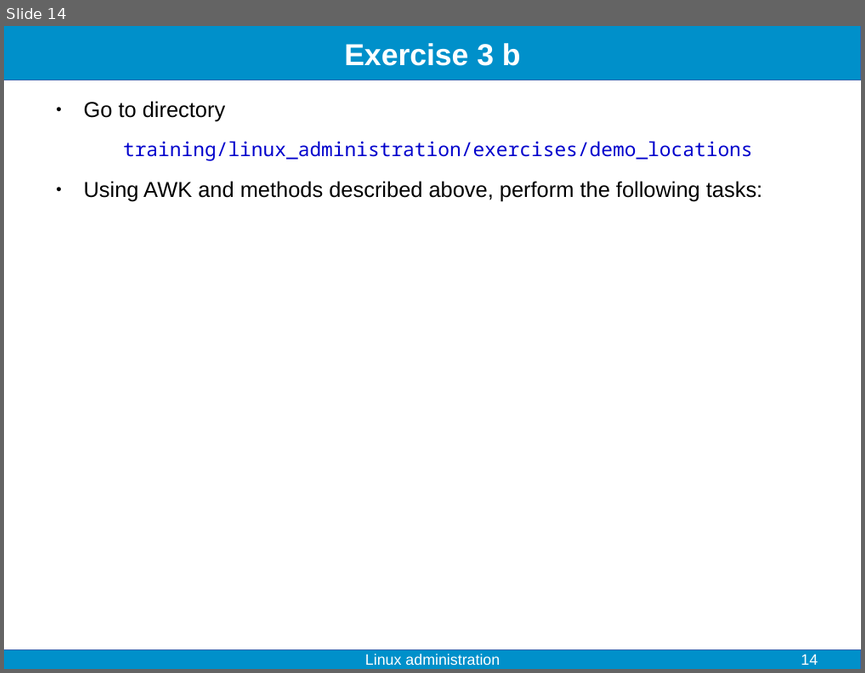
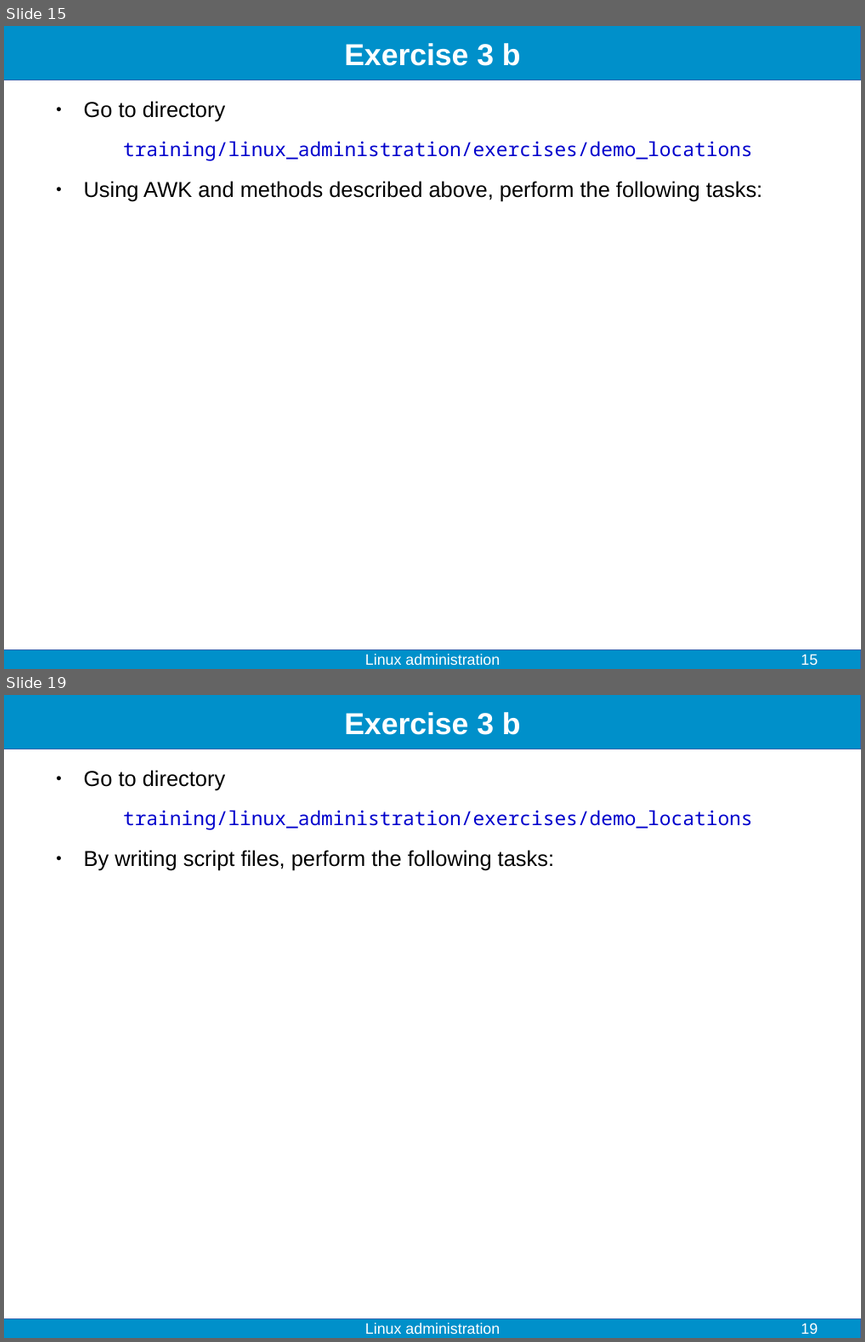
Before and after one commit to fjelltopp/training, a slide deck: linux_administration/linux_administration.odp. Shown one above the other, each under a label of ours: slide 14 before the commit, slides 15 and 19 after it; the slides between them are not shown. The pictures are 865x673 and 865x1342 pixels, drawn with LibreOffice and Linux fonts; fonts in the diff are those of the drawing. Boxes give left, top, right and bottom in pixels: in the first picture for what was removed or moved away, otherwise in the second. Text is boxed around its words. In the diff, an @@ line names an element or a change of style, - is before the commit and + after.

```diff
--- a/linux_administration/linux_administration.odp
+++ b/linux_administration/linux_administration.odp
@@ slide 19 added at (4, 695, 861, 1338), background #FFFFFF; not listed: 2 template elements that a slide beside it also shows @@
@@ title added at (344, 712, 521, 735), 28 pt, text #FFFFFF, bold @@
+Exercise 3 b
@@ text added at (84, 770, 753, 871), 20 pt, text #000000 @@
+● Go to directory
+training/linux_administration/exercises/demo_locations
+● By writing script files, perform the following tasks:
@@ text added at (365, 1322, 500, 1333), 14 pt, text #FFFFFF @@
+Linux administration
@@ page number added at (800, 1322, 817, 1333), 14 pt, text #FFFFFF @@
+19
@@ what was slide 14 is now slide 15 @@
@@ page number at (800, 653, 817, 664): text changed @@
-14
+15
```
Also in this commit, not shown: 4 slides changed, 3 other slides added, 1 other file.
